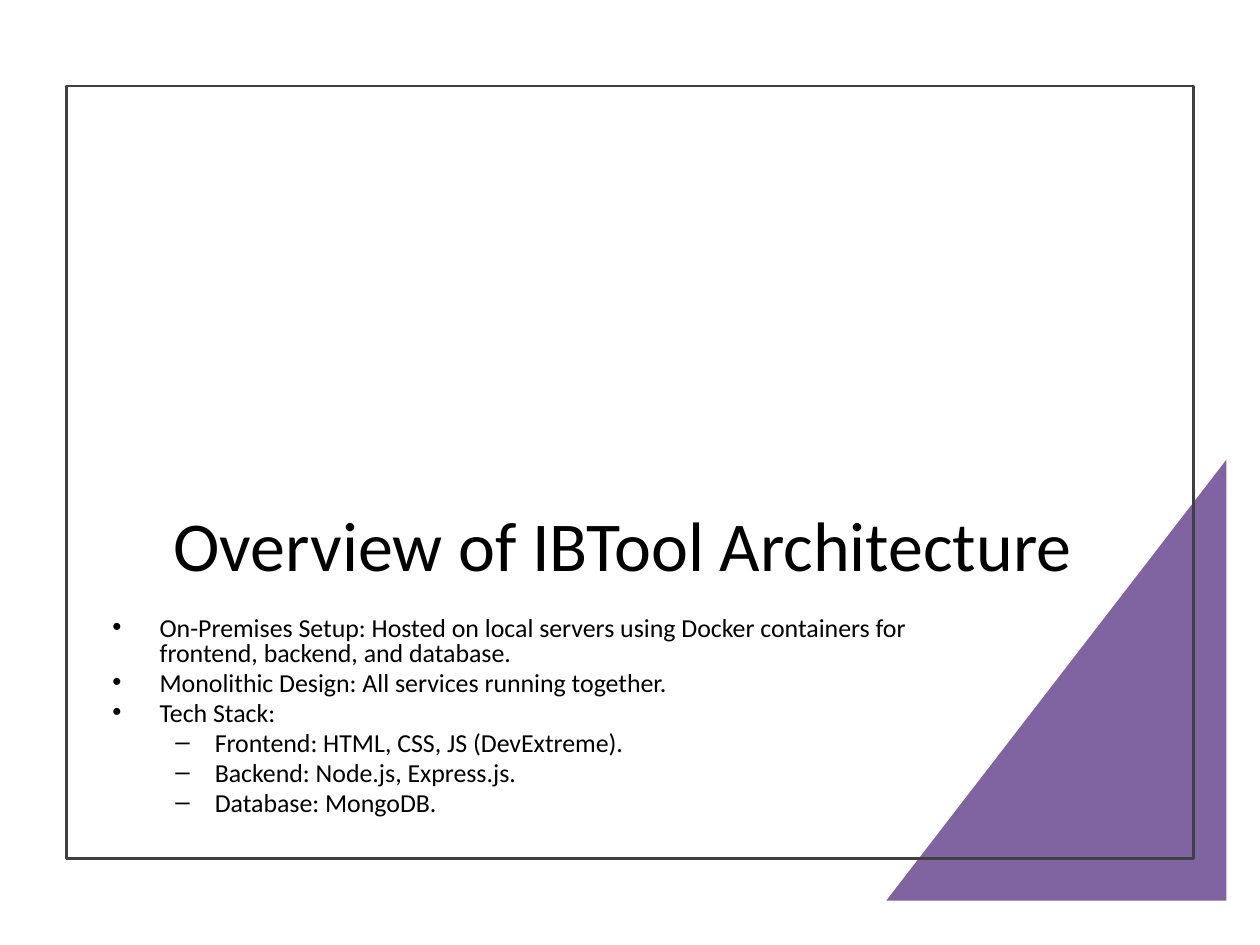
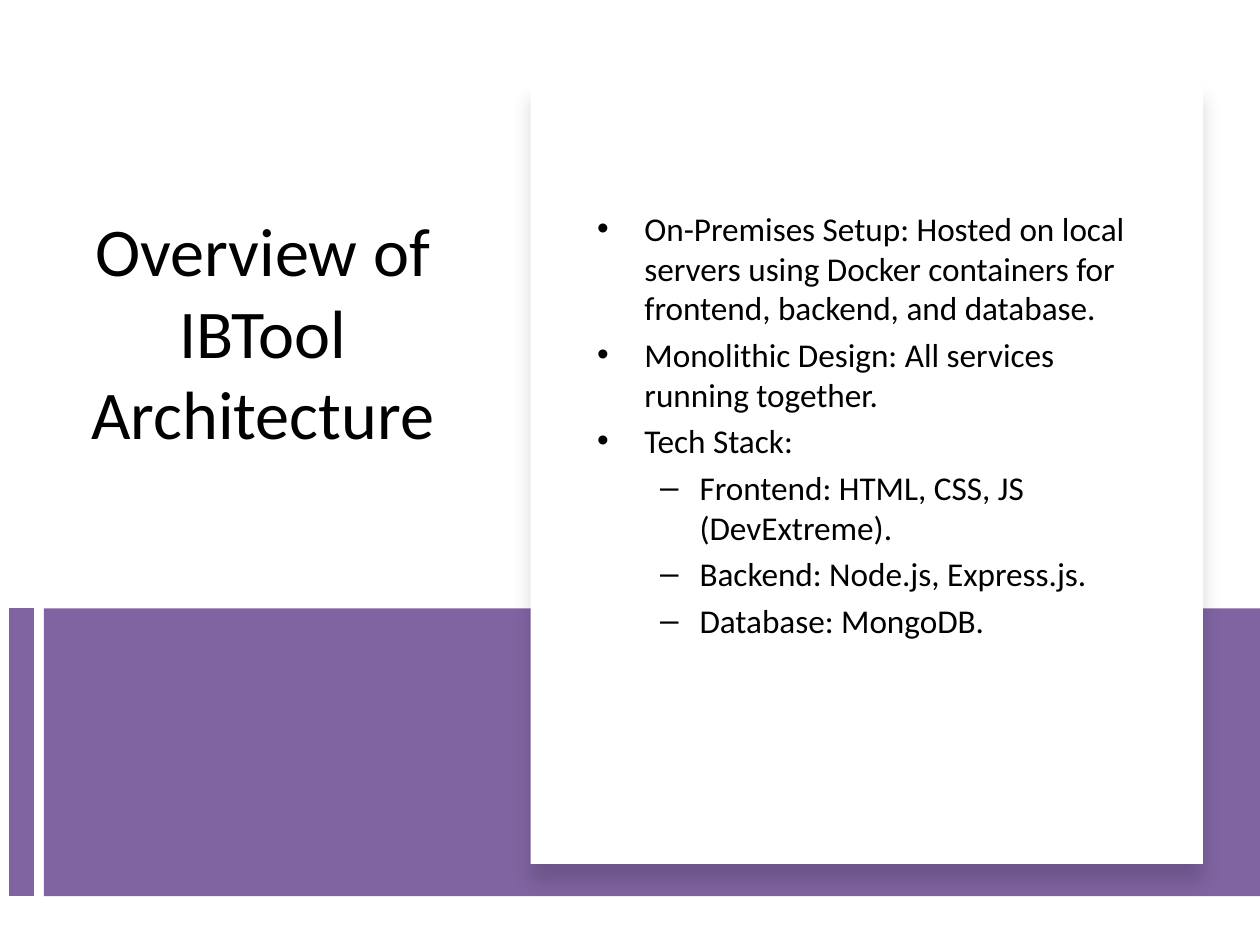
Before and after one commit to sanafe/master-2-thesis, a slide deck: slide 11 of ppt/presentation-m2-sana-alinia-29-08-2024.pptx. Drawn at 1260x945 pixels with LibreOffice and Linux fonts; fonts in the diff are those of the drawing. Boxes give left, top, right and bottom in pixels: in the first picture for what was removed or moved away, otherwise in the second. Text is boxed around its words. In the diff, an @@ line names an element or a change of style, - is before the commit and + after.

```diff
--- a/ppt/presentation-m2-sana-alinia-29-08-2024.pptx
+++ b/ppt/presentation-m2-sana-alinia-29-08-2024.pptx
@@ rectangle: place and size @@
-rectangle at [67,86,1193,858]
+rectangle at [530,81,1203,863]
@@ rectangle at [530,81,1203,863]: fill none to #FFFFFF; outline #404040 1.5 pt to none; shadow on @@
@@ title "Overview of IBTool Architecture": place and size @@
-title "Overview of IBTool Architecture" at [174,522,1071,572]
+title "Overview of IBTool Architecture" at [91,229,434,440]
@@ title "Overview of IBTool Architecture" at [91,229,434,440]: size 40 to 39 pt; line spacing 0.9 to 1; vertical alignment middle to top @@
@@ text "On-Premises Setup: Hosted on local ...": place and size @@
-text "On-Premises Setup: Hosted on local ..." at [160,619,906,817]
+text "On-Premises Setup: Hosted on local ..." at [644,218,1124,639]
@@ text "On-Premises Setup: Hosted on local ..." at [644,218,1124,639]: size 14.8 to 19 pt; line spacing 0.8 to 1 @@
@@ right triangle removed at [886,460,1226,901] @@
@@ line added from (21, 609) to (21, 896), #8064A2 14 pt @@
@@ rectangle added at [44,609,1260,896], fill #8064A2 @@
```
Also in this commit, not shown: 7 other slides changed, 1 other file.
